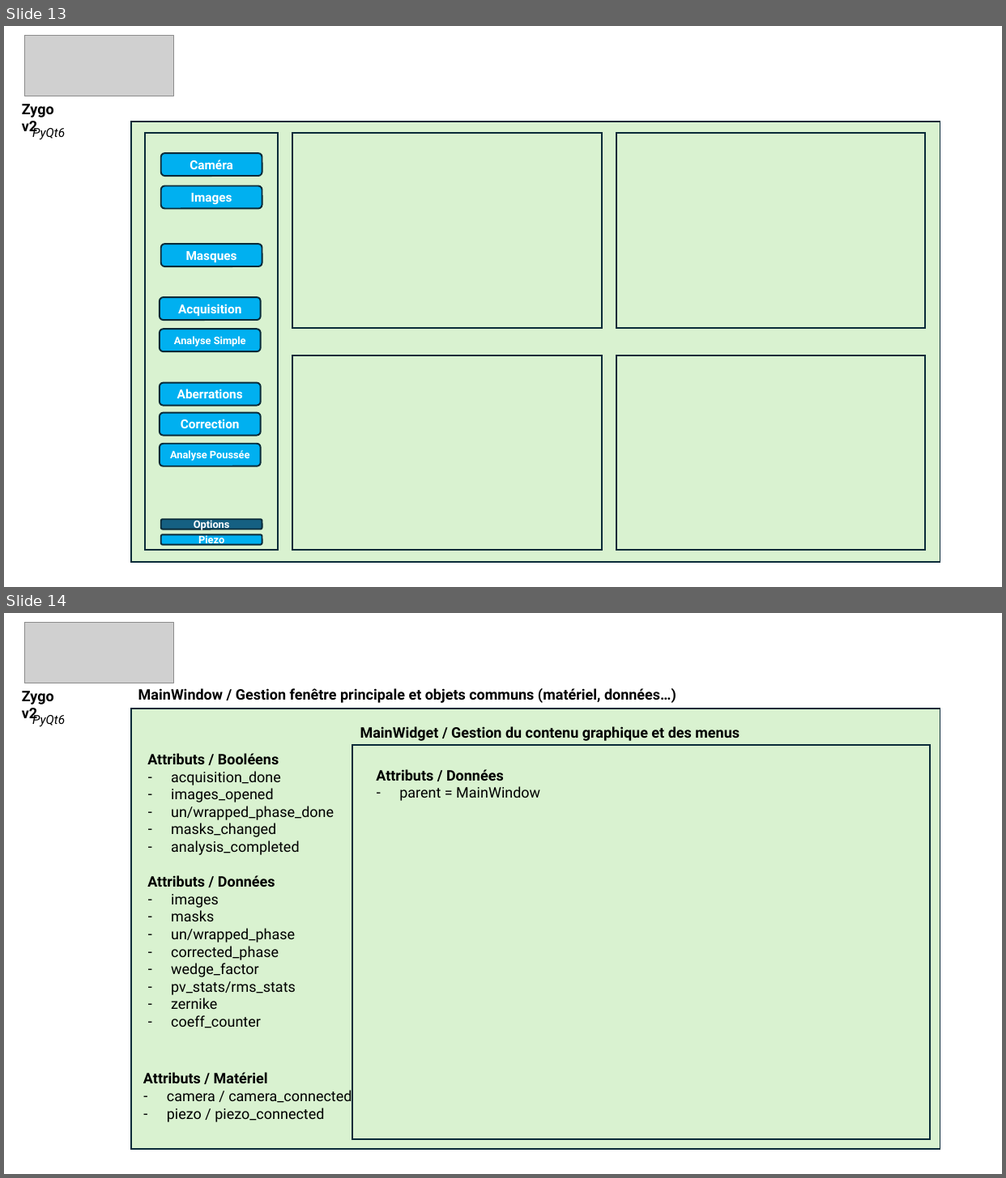
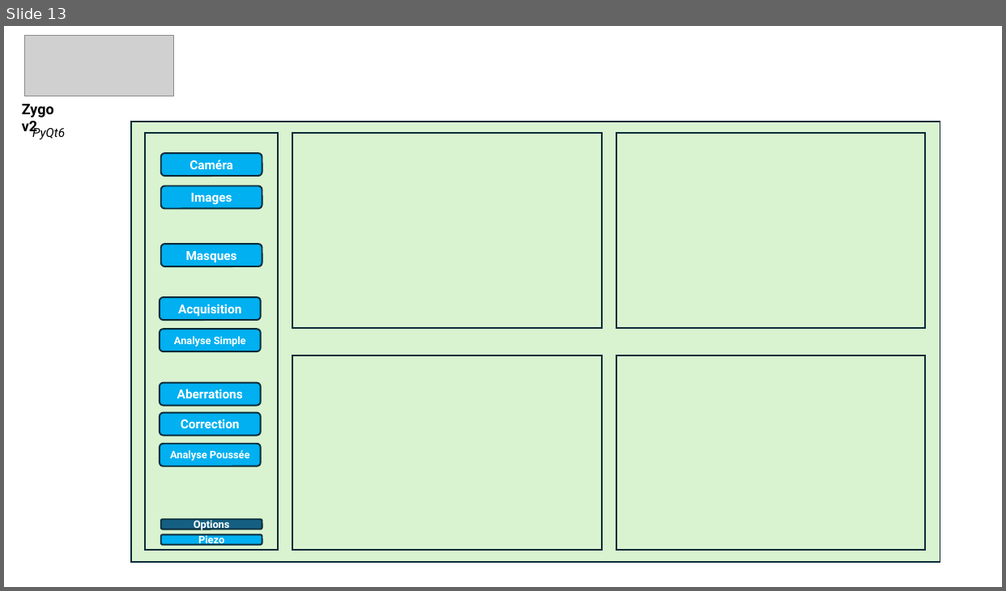
Before and after one commit to IOGS-LEnsE-ressources/camera-gui, a slide deck: applis/Zygo-labwork_v3/docs/Zygo_Appli.pptx. Shown one above the other, each under a label of ours: slides 13 and 14 before the commit, slide 13 after it. The pictures are 1006x1178 and 1006x591 pixels, drawn with LibreOffice and Linux fonts; fonts in the diff are those of the drawing; grey boxes stand for pictures. Boxes give left, top, right and bottom in pixels: in the first picture for what was removed or moved away, otherwise in the second. Text is boxed around its words. In the diff, an @@ line names an element or a change of style, - is before the commit and + after.

Commit message:
Update Zygo Gui v3 / Adding main menu and options for displaying main menu

```diff
--- a/applis/Zygo-labwork_v3/docs/Zygo_Appli.pptx
+++ b/applis/Zygo-labwork_v3/docs/Zygo_Appli.pptx
@@ slide 14 removed at (x1=4, y1=613, x2=1002, y2=1174), background #FFFFFF @@
@@ picture removed at (x1=25, y1=622, x2=173, y2=683) @@
@@ text removed at (x1=22, y1=691, x2=54, y2=723) @@
-Zygo v2
@@ rectangle removed at (x1=131, y1=709, x2=940, y2=1150) @@
@@ text removed at (x1=138, y1=688, x2=676, y2=703) @@
-MainWindow / Gestion fenêtre principale et objets communs (matériel, données…)
@@ text removed at (x1=32, y1=713, x2=65, y2=727) @@
-PyQt6
@@ text removed at (x1=360, y1=726, x2=739, y2=741) @@
-MainWidget / Gestion du contenu graphique et des menus
@@ text removed at (x1=147, y1=753, x2=334, y2=855) @@
-Attributs / Booléens
-– acquisition_done
-– images_opened
-– un/wrapped_phase_done
-– masks_changed
-– analysis_completed
@@ rectangle removed at (x1=353, y1=745, x2=930, y2=1139) @@
@@ text removed at (x1=376, y1=769, x2=540, y2=801) @@
-Attributs / Données
-– parent = MainWindow
@@ text removed at (x1=147, y1=875, x2=296, y2=1029) @@
-Attributs / Données
-– images
-– masks
-– un/wrapped_phase
-– corrected_phase
-– wedge_factor
-– pv_stats/rms_stats
-– zernike
-– coeff_counter
@@ text removed at (x1=143, y1=1072, x2=351, y2=1122) @@
-Attributs / Matériel
-– camera / camera_connected
-– piezo / piezo_connected
```
Also in this commit, not shown: 10 slides changed, 4 slides added, 1 other slide removed, 12 other files.
